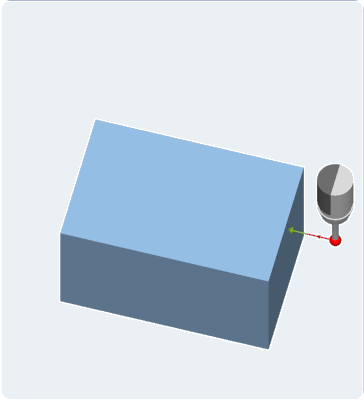
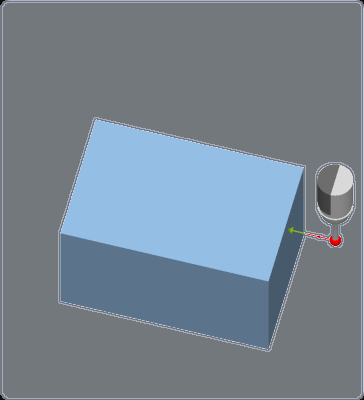
The second (364, 400) image is a revision of the first. Changes to its layers:
moved "X_Minus1.png" above "Ebene" over 6, 0, 364, 395
added layer "Ebene1 #1" (50%) above "Ebene1" over 0, 0, 364, 400
added layer "Ebene1" over 0, 0, 364, 400
